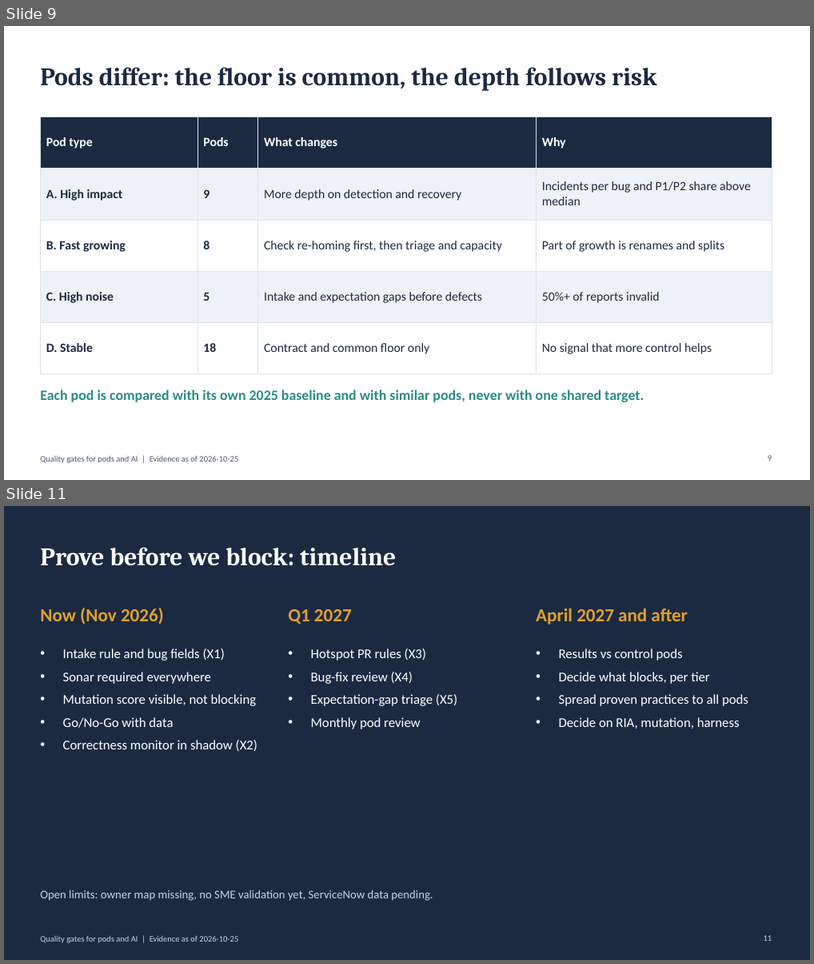
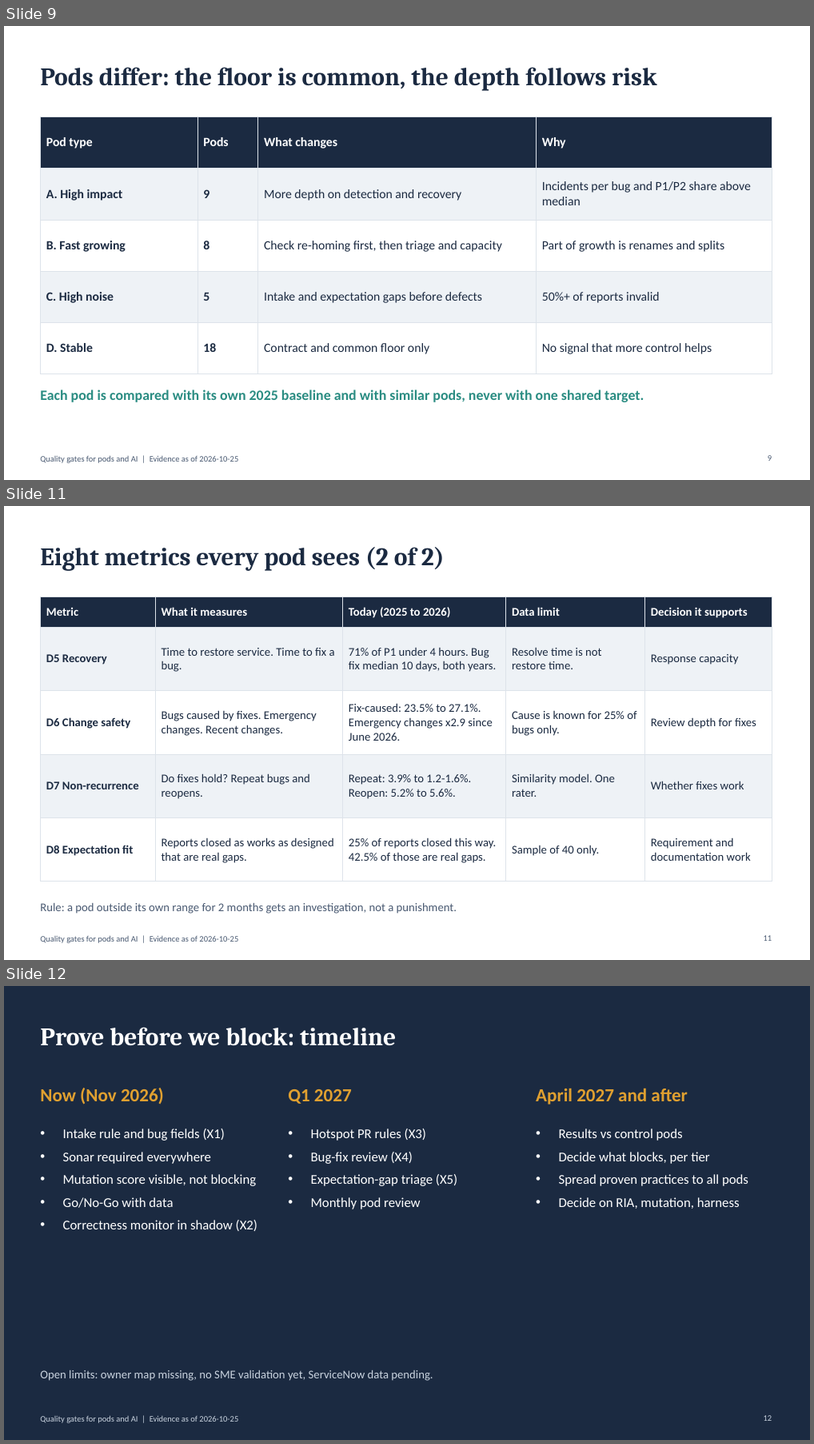
Before and after one commit to Guy-nice/ai-quality-discovery-factory, a slide deck: docs/05-summary/offsite-deck.pptx. Shown one above the other, each under a label of ours: slides 9 and 11 before the commit, slides 9, 11 and 12 after it; the slides between them are not shown. The pictures are 814x964 and 814x1444 pixels, drawn with LibreOffice and Linux fonts; fonts in the diff are those of the drawing. Boxes give left, top, right and bottom in pixels: in the first picture for what was removed or moved away, otherwise in the second. Text is boxed around its words. In the diff, an @@ line names an element or a change of style, - is before the commit and + after.

Commit message:
docs: metrics as tables in offsite deck (iteration 43)

```diff
--- a/docs/05-summary/offsite-deck.pptx
+++ b/docs/05-summary/offsite-deck.pptx
@@ slide 11 added at box(4, 506, 810, 960), background #FFFFFF; not listed: 1 template element that a slide beside it also shows @@
@@ title added at box(40, 547, 445, 571), 30 pt, text #1B2A41, bold @@
+Eight metrics every pod sees (2 of 2)
@@ table added at box(40, 596, 772, 866), 5 rows, 5 columns @@
+Metric | What it measures | Today (2025 to 2026) | Data limit | Decision it supports
+D5 Recovery | Time to restore service. Time to fix a bug. | 71% of P1 under 4 hours. Bug fix median 10 days, both years. | Resolve time is not restore time. | Response capacity
+D6 Change safety | Bugs caused by fixes. Emergency changes. Recent changes. | Fix-caused: 23.5% to 27.1%. Emergency changes x2.9 since June 2026. | Cause is known for 25% of bugs only. | Review depth for fixes
+D7 Non-recurrence | Do fixes hold? Repeat bugs and reopens. | Repeat: 3.9% to 1.2-1.6%. Reopen: 5.2% to 5.6%. | Similarity model. One rater. | Whether fixes work
+D8 Expectation fit | Reports closed as works as designed that are real gaps. | 25% of reports closed this way. 42.5% of those are real gaps. | Sample of 40 only. | Requirement and documentation work
@@ text added at box(40, 903, 457, 913), 14 pt, text #4A5A72 @@
+Rule: a pod outside its own range for 2 months gets an investigation, not a punishment.
@@ page number added at box(764, 935, 773, 940), 10 pt, text #4A5A72 @@
+11
@@ what was slide 11 is now slide 12 @@
@@ page number at box(764, 1415, 773, 1420): text changed @@
-11
+12
```
Also in this commit, not shown: 1 other slide added, 1 slide removed, 2 other files.
